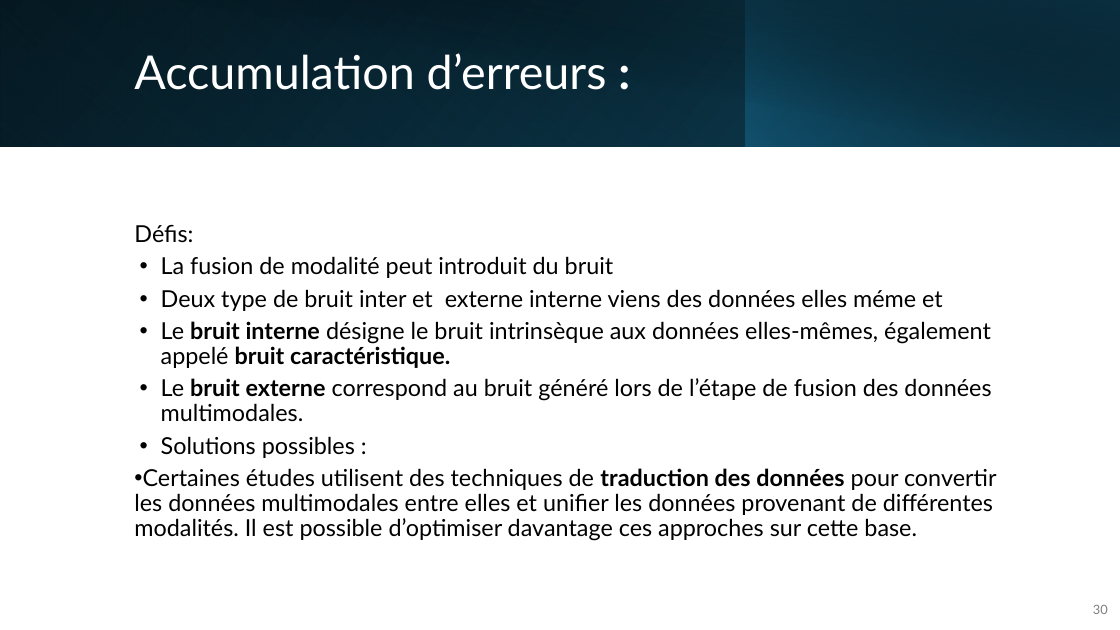
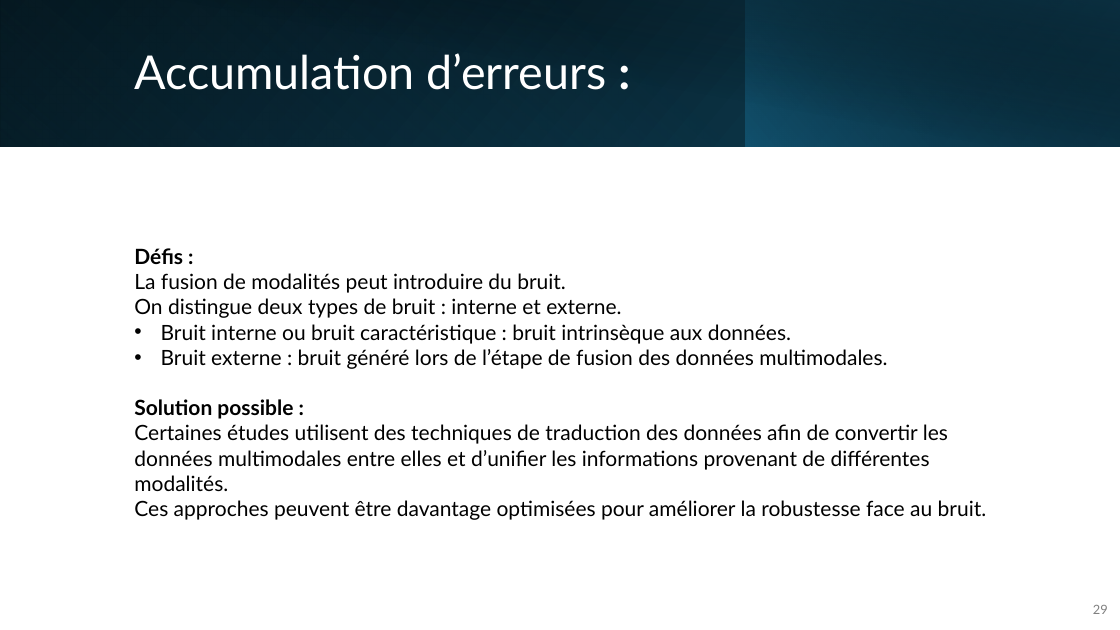
Before and after one commit to IzowRM/Stage-Cetic, a slide deck: slide 29 of Doc Slide/Presentation_du_27_01.pptx (slide 30 before the commit). Drawn at 1120x630 pixels with LibreOffice and Linux fonts; fonts in the diff are those of the drawing. Boxes give left, top, right and bottom in pixels: in the first picture for what was removed or moved away, otherwise in the second. Text is boxed around its words. In the diff, an @@ line names an element or a change of style, - is before the commit and + after.

```diff
--- a/Doc Slide/Presentation_du_27_01.pptx
+++ b/Doc Slide/Presentation_du_27_01.pptx
@@ text at <box>134,248,987,520</box>: text changed; size 20 to 18 pt @@
-Défis:
-• La fusion de modalité peut introduit du bruit
-• Deux type de bruit inter et externe interne viens des données elles méme et
-• Le bruit interne désigne le bruit intrinsèque aux données elles-mêmes, également appelé bruit caractéristique.
-• Le bruit externe correspond au bruit généré lors de l’étape de fusion des données multimodales.
-• Solutions possibles :
-• Certaines études utilisent des techniques de traduction des données pour convertir les données multimodales entre elles et unifier les données provenant de différentes modalités. Il est possible d’optimiser davantage ces approches sur cette base.
+Défis :
+La fusion de modalités peut introduire du bruit.
+On distingue deux types de bruit : interne et externe.
+• Bruit interne ou bruit caractéristique : bruit intrinsèque aux données.
+• Bruit externe : bruit généré lors de l’étape de fusion des données multimodales.
+Solution possible :
+Certaines études utilisent des techniques de traduction des données afin de convertir les données multimodales entre elles et d’unifier les informations provenant de différentes modalités.
+Ces approches peuvent être davantage optimisées pour améliorer la robustesse face au bruit.
@@ page number at <box>1093,605,1108,614</box>: text changed @@
-30
+29
```
Also in this commit, not shown: 11 other slides changed, 2 slides added, 2 slides removed, 4 other files.
